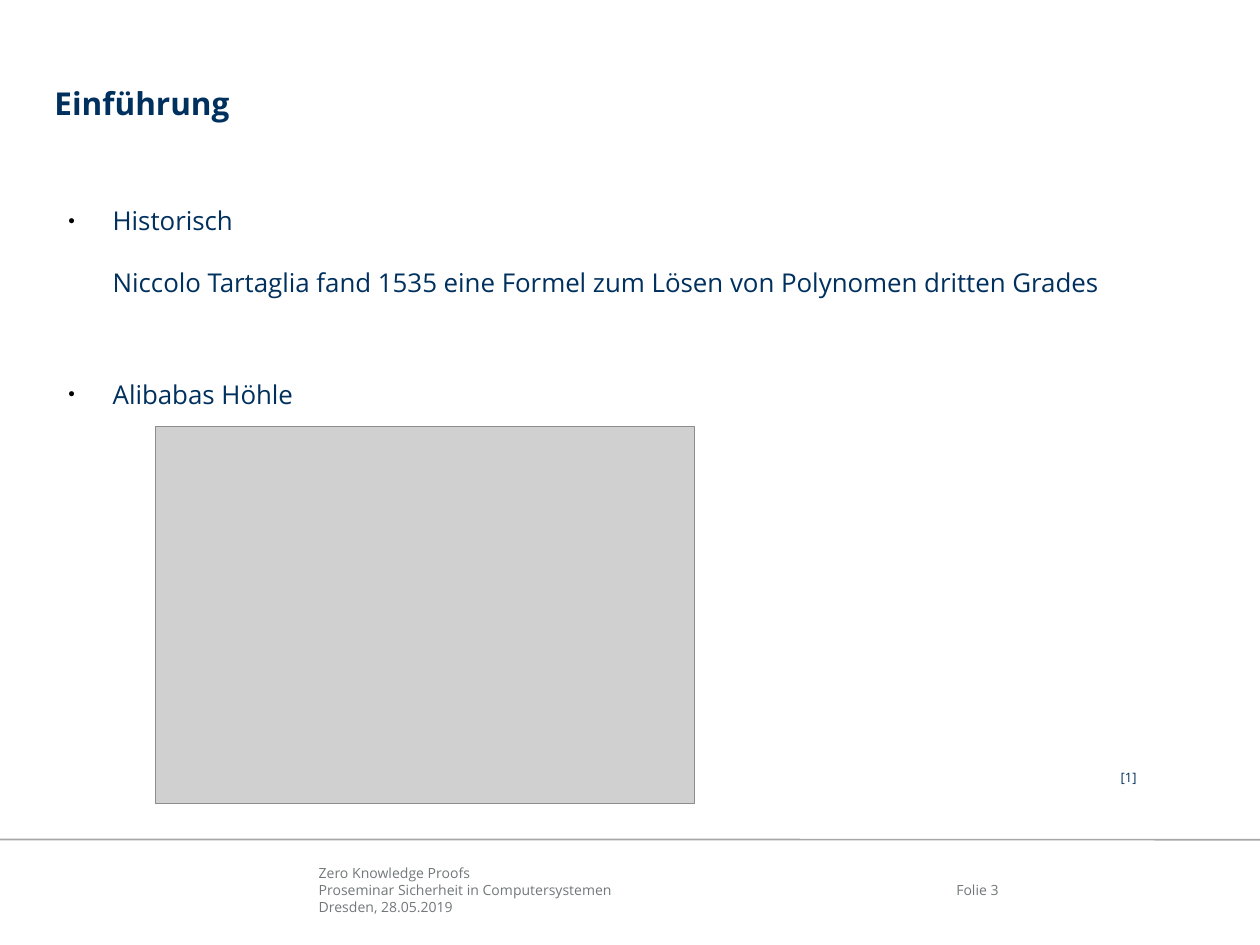
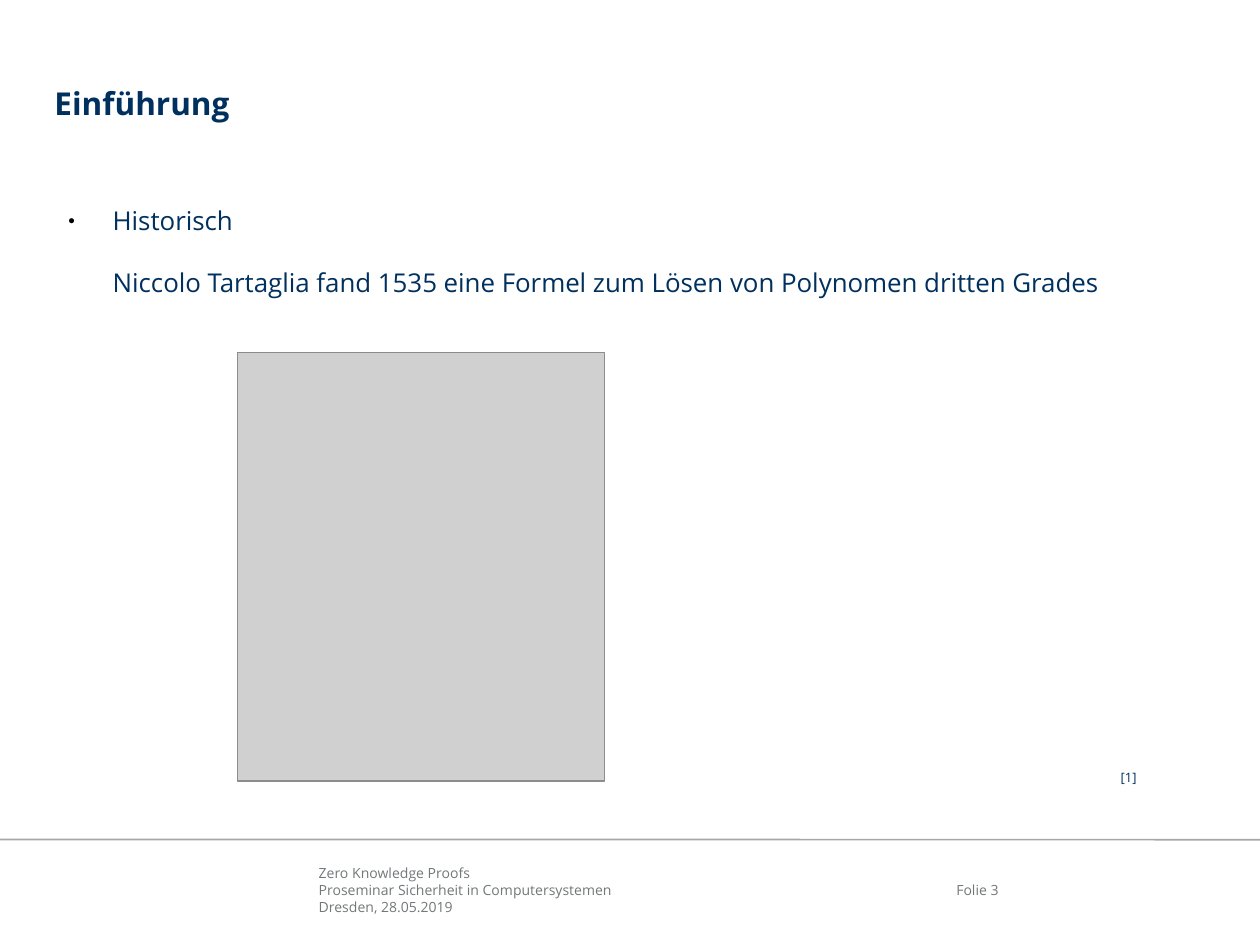
Before and after one commit to mostermann96/Presentations, a slide deck: slide 3 of Zero-Knowledge Proofs/Präsentation/ZKP.odp. Drawn at 1260x945 pixels with LibreOffice and Linux fonts; fonts in the diff are those of the drawing; grey boxes stand for pictures; background and template pictures are left out. Boxes give left, top, right and bottom in pixels: in the first picture for what was removed or moved away, otherwise in the second. Text is boxed around its words. In the diff, an @@ line names an element or a change of style, - is before the commit and + after.

Commit message:
added new slide

```diff
--- a/Zero-Knowledge Proofs/Präsentation/ZKP.odp
+++ b/Zero-Knowledge Proofs/Präsentation/ZKP.odp
@@ picture: place and size @@
-picture at <box>156,427,696,804</box>
+picture at <box>238,353,605,781</box>
@@ text at <box>113,384,293,405</box>: paragraph removed @@
-● Alibabas Höhle
```
Also in this commit, not shown: 2 other slides changed, 1 slide added, 1 other file.
